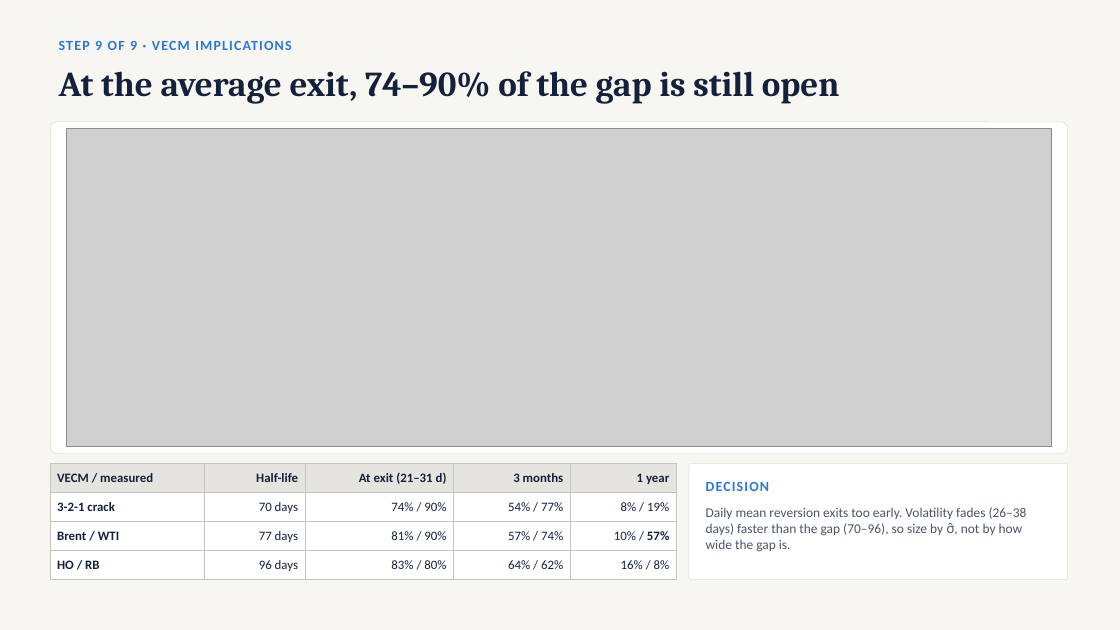
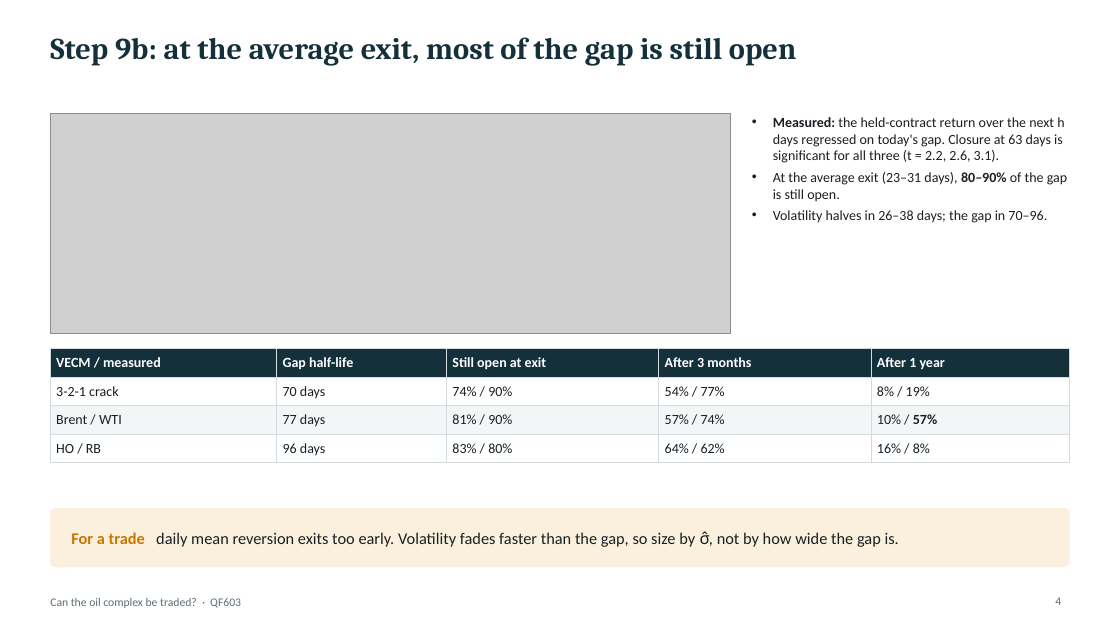
Before and after one commit to santapris/QF603-QAFM, a slide deck: slide 4 of report/garch_vecm_slides.pptx. Drawn at 1120x630 pixels with LibreOffice and Linux fonts; fonts in the diff are those of the drawing; grey boxes stand for pictures. Boxes give left, top, right and bottom in pixels: in the first picture for what was removed or moved away, otherwise in the second. Text is boxed around its words. In the diff, an @@ line names an element or a change of style, - is before the commit and + after.

```diff
--- a/report/garch_vecm_slides.pptx
+++ b/report/garch_vecm_slides.pptx
@@ background #F7F6F1 to #FFFFFF @@
@@ title at box(50, 37, 796, 66): text changed; size 30 to 26 pt; text colour #14213D to #13303B @@
-At the average exit, 74–90% of the gap is still open
+Step 9b: at the average exit, most of the gap is still open
@@ text removed at box(59, 41, 291, 50) @@
-STEP 9 OF 9 · VECM IMPLICATIONS
@@ picture: place and size @@
-picture at box(66, 129, 1052, 447)
+picture at box(50, 113, 731, 334)
@@ text added at box(773, 117, 1067, 223), 12 pt, text #1A1F24 @@
+• Measured: the held-contract return over the next h days regressed on today's gap. Closure at 63 days is significant for all three (t = 2.2, 2.6, 3.1).
+• At the average exit (23–31 days), 80–90% of the gap is still open.
+• Volatility halves in 26–38 days; the gap in 70–96.
@@ rounded rectangle removed at box(50, 122, 1068, 454) @@
@@ table at box(50, 349, 1070, 463) @@
-row 1: VECM / measured | Half-life | At exit (21–31 d) | 3 months | 1 year
+row 1: VECM / measured | Gap half-life | Still open at exit | After 3 months | After 1 year
@@ fill #E5E4DF to #13303B in row 1 @@
@@ fill #FFFFFF to #F3F6F7 in row 3 @@
@@ size 11 to 12 pt in "VECM / measured", "3-2-1 crack", "70 days", "74% / 90%" and 12 more places @@
@@ text colour #14213D to #FFFFFF in "VECM / measured" @@
@@ text colour #14213D to #1A1F24 in "3-2-1 crack", "70 days", "74% / 90%", "54% / 77%" and 11 more places @@
@@ bold off in "3-2-1 crack", "Brent / WTI", "HO / RB" @@
@@ alignment right to left @@
@@ borders changed @@
@@ table: place and size @@
-table at box(50, 464, 676, 580)
+table at box(50, 349, 1070, 463)
@@ rounded rectangle removed at box(689, 464, 1068, 580) @@
@@ rounded rectangle added at box(50, 508, 1070, 567), fill #FBF0DD, outline #FBF0DD 0.5 pt @@
@@ text removed at box(706, 482, 770, 491) @@
-DECISION
@@ text at box(71, 531, 899, 547): text changed; size 11.5 to 14 pt; text colour #4A5568 to #1A1F24 @@
-Daily mean reversion exits too early. Volatility fades (26–38 days) faster than the gap (70–96), so size by σ̂, not by how wide the gap is.
+For a trade daily mean reversion exits too early. Volatility fades faster than the gap, so size by σ̂, not by how wide the gap is.
@@ text "For a trade daily mean ..." at box(71, 531, 899, 547): vertical alignment top to middle @@
@@ text added at box(50, 598, 241, 608), 10 pt, text #5E6E76 @@
+Can the oil complex be traded? · QF603
@@ page number added at box(1055, 597, 1061, 605), 10 pt, text #5E6E76 @@
+4
```
Also in this commit, not shown: 7 other slides changed, 1 other file.
